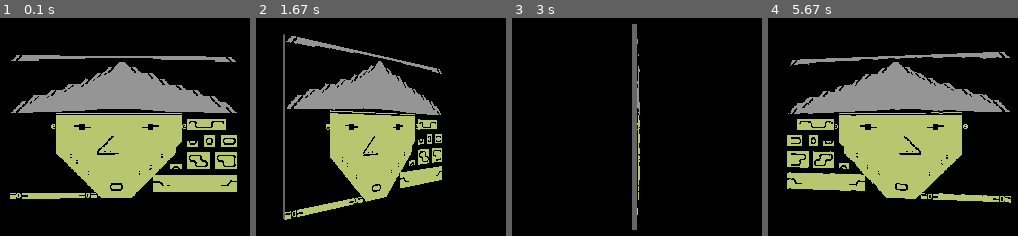
Above: before the commit, frames 1-4 (left to right).
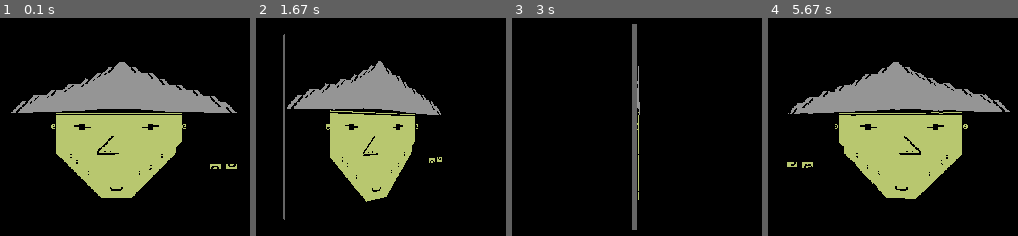
Above: after the commit, the same moments.

Repository: kdrzazga/DEMOS
Game: pygame game, started from demos/petscii/test/asian_test.py
Two runs of this game, one before a commit and one after it. Both use one fixed random seed, a clock stepped at 60 frames per second and the inputs below.
Inputs:
- Up to frame 1 (0.1 s): no input
- Up to frame 2 (1.67 s): no input
- Up to frame 3 (3 s): no input
- Up to frame 4 (5.67 s): no input

The runs differ from the first frame. In frame 1, 7.1% of the frame differs, in the area x 4-95%, y 16-84%; in frame 2, 3.9%; in frame 3, 0.1%; in frame 4, 6.7%.

Commit message:
Petscii demo: asian1

Diff:
--- a/demos/petscii/files/petscii/asian.py
+++ b/demos/petscii/files/petscii/asian.py
@@ -5,6 +5,28 @@
 
     def __init__(self, char_size):
         super().__init__(char_size)
+
+        self.all_graphics_file = "resources/all-graphics.mp3"
+        self.three_d = "resources/3d.mp3"
+
+        self.hat_row = 9
+        self.eyes_area = (12, 13)
+        self.mouth_area = (16,22)
+
+        self.close_eyes_area = (26, 24)
+        self.wide_open_eyes_area = (26, 25)
+
+        self.alternate_base = self.copy_row(0)
+        self.default_base = self.copy_row(self.hat_row)
+        self.chars = [list(row) for row in Asian.chars]
+        self.reversed = [list(row) for row in Asian.reversed]
+        self.colors = [list(row) for row in Asian.colors]
+        width = len(self.chars[0])
+        self.chars[0] = [32] * width     # exclude the alternate hat base from the picture
+        self.reversed[0] = [0] * width
+
+    def copy_row(self, index):
+        return (Asian.chars[index], Asian.reversed[index], Asian.colors[index])
 
     chars = (
         (169, 110, 164, 164, 164, 185, 185, 185, 162, 162, 162, 162, 162, 184, 184, 184, 184, 184, 184, 184, 184, 184, 184, 184, 184, 184, 162, 162, 162, 162, 162, 162, 185, 185, 185, 185, 164, 164, 109, 127),
@@ -18,20 +40,20 @@
         (32, 169, 110, 39, 160, 160, 160, 160, 160, 160, 160, 160, 160, 160, 160, 160, 160, 160, 160, 160, 160, 160, 160, 160, 160, 160, 160, 160, 160, 160, 160, 160, 160, 160, 160, 160, 109, 160, 127, 32),
         (169, 110, 160, 160, 164, 164, 175, 175, 175, 185, 185, 185, 185, 162, 162, 184, 184, 184, 184, 184, 184, 184, 184, 162, 162, 185, 185, 175, 175, 175, 175, 164, 164, 164, 160, 160, 160, 160, 109, 127),
         (32, 32, 32, 32, 32, 32, 32, 32, 101, 101, 101, 101, 101, 101, 101, 101, 101, 101, 101, 101, 101, 101, 101, 101, 101, 101, 101, 101, 101, 101, 32, 32, 32, 32, 32, 32, 32, 32, 32, 32),
-        (32, 32, 32, 32, 32, 32, 32, 32, 160, 160, 160, 160, 160, 160, 160, 160, 160, 160, 160, 160, 160, 160, 160, 160, 160, 160, 160, 160, 160, 160, 32, 117, 105, 160, 160, 117, 99, 105, 32, 32),
-        (32, 32, 32, 32, 32, 32, 32, 64, 160, 160, 160, 101, 160, 99, 160, 160, 160, 160, 160, 160, 160, 160, 160, 99, 160, 101, 160, 160, 160, 160, 64, 160, 106, 99, 99, 107, 160, 160, 32, 32),
         (32, 32, 32, 32, 32, 32, 32, 32, 160, 160, 160, 160, 160, 160, 160, 160, 160, 160, 160, 160, 160, 160, 160, 160, 160, 160, 160, 160, 160, 160, 32, 32, 32, 32, 32, 32, 32, 32, 32, 32),
-        (32, 32, 32, 32, 32, 32, 32, 32, 160, 160, 160, 160, 160, 160, 160, 160, 160, 110, 160, 160, 160, 160, 160, 160, 160, 160, 160, 160, 160, 160, 32, 32, 32, 32, 117, 105, 32, 117, 99, 105),
-        (32, 32, 32, 32, 32, 32, 32, 32, 160, 160, 160, 160, 160, 160, 160, 160, 110, 160, 160, 160, 160, 160, 160, 160, 160, 160, 160, 160, 160, 169, 32, 106, 107, 32, 106, 107, 32, 106, 99, 107),
+        (32, 32, 32, 32, 32, 32, 32, 64, 160, 160, 160, 101, 160, 99, 160, 160, 160, 160, 160, 160, 160, 160, 160, 99, 160, 101, 160, 160, 160, 160, 64, 32, 32, 32, 32, 32, 32, 32, 32, 32),
+        (32, 32, 32, 32, 32, 32, 32, 32, 160, 160, 160, 160, 160, 160, 160, 160, 160, 160, 160, 160, 160, 160, 160, 160, 160, 160, 160, 160, 160, 160, 32, 32, 32, 32, 32, 32, 32, 32, 32, 32),
+        (32, 32, 32, 32, 32, 32, 32, 32, 160, 160, 160, 160, 160, 160, 160, 160, 160, 110, 160, 160, 160, 160, 160, 160, 160, 160, 160, 160, 160, 160, 32, 32, 32, 32, 32, 32, 32, 32, 32, 32),
+        (32, 32, 32, 32, 32, 32, 32, 32, 160, 160, 160, 160, 160, 160, 160, 160, 110, 160, 160, 160, 160, 160, 160, 160, 160, 160, 160, 160, 160, 169, 32, 32, 32, 32, 32, 32, 32, 32, 32, 32),
         (32, 32, 32, 32, 32, 32, 32, 32, 160, 160, 160, 160, 160, 160, 160, 110, 46, 46, 160, 160, 160, 160, 160, 160, 160, 160, 160, 160, 160, 32, 32, 32, 32, 32, 32, 32, 32, 32, 32, 32),
-        (32, 32, 32, 32, 32, 32, 32, 32, 127, 160, 59, 160, 160, 160, 160, 183, 183, 183, 183, 160, 160, 160, 160, 160, 160, 160, 59, 160, 169, 32, 32, 117, 99, 105, 160, 32, 117, 99, 99, 105),
-        (32, 32, 32, 32, 32, 32, 32, 32, 32, 127, 32, 59, 32, 32, 32, 32, 32, 32, 32, 32, 32, 32, 32, 32, 32, 32, 32, 169, 32, 32, 32, 106, 105, 106, 105, 32, 106, 105, 32, 98),
-        (32, 32, 32, 32, 32, 32, 32, 32, 32, 32, 127, 32, 32, 32, 32, 32, 32, 32, 32, 32, 32, 32, 32, 32, 59, 32, 169, 32, 117, 105, 32, 32, 106, 99, 107, 32, 32, 106, 99, 107),
+        (32, 32, 32, 32, 32, 32, 32, 32, 127, 160, 59, 160, 160, 160, 160, 183, 183, 183, 183, 160, 160, 160, 160, 160, 160, 160, 59, 160, 169, 32, 32, 32, 32, 32, 32, 32, 32, 32, 32, 32),
+        (32, 32, 32, 32, 32, 32, 32, 32, 32, 127, 32, 59, 32, 32, 32, 32, 32, 32, 32, 32, 32, 32, 32, 32, 32, 32, 32, 169, 32, 32, 32, 32, 32, 32, 32, 32, 32, 32, 32, 32),
+        (32, 32, 32, 32, 32, 32, 32, 32, 32, 32, 127, 32, 32, 32, 32, 32, 32, 32, 32, 32, 32, 32, 32, 32, 59, 32, 169, 32, 32, 32, 32, 32, 32, 32, 32, 117, 105, 32, 106, 107),
         (32, 32, 32, 32, 32, 32, 32, 32, 32, 32, 32, 127, 32, 59, 32, 32, 32, 32, 32, 32, 32, 32, 59, 32, 32, 169, 32, 32, 32, 32, 32, 32, 32, 32, 32, 32, 32, 32, 32, 32),
-        (32, 32, 32, 32, 32, 32, 32, 32, 32, 32, 32, 32, 127, 32, 32, 32, 32, 32, 32, 32, 32, 32, 32, 32, 169, 160, 160, 160, 160, 160, 160, 160, 160, 160, 160, 160, 160, 160, 160, 160),
-        (32, 32, 32, 32, 32, 32, 32, 32, 32, 32, 32, 32, 32, 127, 32, 32, 32, 117, 99, 105, 32, 32, 32, 169, 32, 183, 109, 175, 160, 160, 160, 160, 160, 160, 160, 160, 160, 175, 110, 183),
-        (32, 32, 32, 32, 32, 32, 32, 32, 32, 32, 32, 32, 32, 32, 127, 32, 32, 106, 99, 107, 32, 32, 169, 32, 32, 160, 160, 160, 160, 160, 160, 160, 160, 160, 160, 160, 160, 160, 160, 160),
-        (101, 79, 99, 160, 160, 160, 160, 160, 160, 160, 160, 160, 99, 79, 101, 127, 32, 32, 32, 32, 32, 169, 32, 32, 32, 32, 32, 32, 32, 32, 32, 32, 32, 32, 32, 32, 32, 32, 32, 32),
+        (32, 32, 32, 32, 32, 32, 32, 32, 32, 32, 32, 32, 127, 32, 32, 32, 32, 32, 32, 32, 32, 32, 32, 32, 169, 32, 32, 32, 32, 32, 32, 32, 32, 32, 32, 32, 32, 32, 32, 32),
+        (32, 32, 32, 32, 32, 32, 32, 32, 32, 32, 32, 32, 32, 127, 32, 32, 32, 32, 32, 32, 32, 32, 32, 169, 32, 32, 32, 32, 32, 32, 32, 32, 32, 32, 32, 32, 32, 32, 32, 32),
+        (32, 32, 32, 32, 32, 32, 32, 32, 32, 32, 32, 32, 32, 32, 127, 32, 32, 106, 99, 107, 32, 32, 169, 32, 32, 32, 32, 32, 32, 32, 32, 32, 32, 32, 32, 32, 32, 32, 32, 32),
+        (32, 32, 32, 32, 32, 32, 32, 32, 32, 32, 32, 32, 32, 32, 32, 127, 32, 32, 32, 32, 32, 169, 32, 32, 32, 32, 32, 32, 32, 32, 32, 32, 32, 32, 32, 32, 32, 32, 32, 32),
     )
 
     reversed = (
@@ -46,26 +68,26 @@
         (0, 1, 1, 1, 1, 1, 1, 1, 1, 1, 1, 1, 1, 1, 1, 1, 1, 1, 1, 1, 1, 1, 1, 1, 1, 1, 1, 1, 1, 1, 1, 1, 1, 1, 1, 1, 1, 1, 1, 0),
         (1, 1, 1, 1, 1, 1, 1, 1, 1, 1, 1, 1, 1, 1, 1, 0, 0, 0, 0, 0, 0, 0, 0, 1, 1, 1, 1, 1, 1, 1, 1, 1, 1, 1, 1, 1, 1, 1, 1, 1),
         (0, 0, 0, 0, 0, 0, 0, 0, 1, 1, 1, 1, 1, 1, 1, 1, 1, 1, 1, 1, 1, 1, 1, 1, 1, 1, 1, 1, 1, 1, 0, 0, 0, 0, 0, 0, 0, 0, 0, 0),
-        (0, 0, 0, 0, 0, 0, 0, 0, 1, 1, 1, 1, 1, 1, 1, 1, 1, 1, 1, 1, 1, 1, 1, 1, 1, 1, 1, 1, 1, 1, 0, 1, 1, 1, 1, 1, 1, 1, 0, 0),
-        (0, 0, 0, 0, 0, 0, 0, 0, 1, 1, 1, 1, 0, 1, 1, 1, 1, 1, 1, 1, 1, 1, 1, 1, 0, 1, 1, 1, 1, 1, 0, 1, 1, 1, 1, 1, 1, 1, 0, 0),
         (0, 0, 0, 0, 0, 0, 0, 0, 1, 1, 1, 1, 1, 1, 1, 1, 1, 1, 1, 1, 1, 1, 1, 1, 1, 1, 1, 1, 1, 1, 0, 0, 0, 0, 0, 0, 0, 0, 0, 0),
-        (0, 0, 0, 0, 0, 0, 0, 0, 1, 1, 1, 1, 1, 1, 1, 1, 1, 1, 1, 1, 1, 1, 1, 1, 1, 1, 1, 1, 1, 1, 0, 0, 0, 0, 1, 1, 0, 1, 1, 1),
-        (0, 0, 0, 0, 0, 0, 0, 0, 1, 1, 1, 1, 1, 1, 1, 1, 1, 1, 1, 1, 1, 1, 1, 1, 1, 1, 1, 1, 1, 0, 0, 1, 1, 0, 1, 1, 0, 1, 1, 1),
+        (0, 0, 0, 0, 0, 0, 0, 0, 1, 1, 1, 1, 0, 1, 1, 1, 1, 1, 1, 1, 1, 1, 1, 1, 0, 1, 1, 1, 1, 1, 0, 0, 0, 0, 0, 0, 0, 0, 0, 0),
+        (0, 0, 0, 0, 0, 0, 0, 0, 1, 1, 1, 1, 1, 1, 1, 1, 1, 1, 1, 1, 1, 1, 1, 1, 1, 1, 1, 1, 1, 1, 0, 0, 0, 0, 0, 0, 0, 0, 0, 0),
+        (0, 0, 0, 0, 0, 0, 0, 0, 1, 1, 1, 1, 1, 1, 1, 1, 1, 1, 1, 1, 1, 1, 1, 1, 1, 1, 1, 1, 1, 1, 0, 0, 0, 0, 0, 0, 0, 0, 0, 0),
         (0, 0, 0, 0, 0, 0, 0, 0, 1, 1, 1, 1, 1, 1, 1, 1, 1, 1, 1, 1, 1, 1, 1, 1, 1, 1, 1, 1, 1, 0, 0, 0, 0, 0, 0, 0, 0, 0, 0, 0),
-        (0, 0, 0, 0, 0, 0, 0, 0, 0, 1, 1, 1, 1, 1, 1, 1, 1, 1, 1, 1, 1, 1, 1, 1, 1, 1, 1, 1, 0, 0, 0, 1, 1, 1, 1, 0, 1, 1, 1, 1),
-        (0, 0, 0, 0, 0, 0, 0, 0, 0, 0, 1, 1, 1, 1, 1, 1, 1, 1, 1, 1, 1, 1, 1, 1, 1, 1, 1, 0, 0, 0, 0, 1, 1, 1, 1, 0, 1, 1, 1, 1),
-        (0, 0, 0, 0, 0, 0, 0, 0, 0, 0, 0, 1, 1, 1, 1, 1, 1, 1, 1, 1, 1, 1, 1, 1, 1, 1, 0, 0, 1, 1, 0, 1, 1, 1, 1, 0, 1, 1, 1, 1),
+        (0, 0, 0, 0, 0, 0, 0, 0, 1, 1, 1, 1, 1, 1, 1, 1, 1, 1, 1, 1, 1, 1, 1, 1, 1, 1, 1, 1, 1, 0, 0, 0, 0, 0, 0, 0, 0, 0, 0, 0),
+        (0, 0, 0, 0, 0, 0, 0, 0, 0, 1, 1, 1, 1, 1, 1, 1, 1, 1, 1, 1, 1, 1, 1, 1, 1, 1, 1, 1, 0, 0, 0, 0, 0, 0, 0, 0, 0, 0, 0, 0),
+        (0, 0, 0, 0, 0, 0, 0, 0, 0, 0, 1, 1, 1, 1, 1, 1, 1, 1, 1, 1, 1, 1, 1, 1, 1, 1, 1, 0, 0, 0, 0, 0, 0, 0, 0, 0, 0, 0, 0, 0),
+        (0, 0, 0, 0, 0, 0, 0, 0, 0, 0, 0, 1, 1, 1, 1, 1, 1, 1, 1, 1, 1, 1, 1, 1, 1, 1, 0, 0, 0, 0, 0, 0, 0, 0, 0, 1, 1, 0, 1, 1),
         (0, 0, 0, 0, 0, 0, 0, 0, 0, 0, 0, 0, 1, 1, 1, 1, 1, 1, 1, 1, 1, 1, 1, 1, 1, 0, 0, 0, 0, 0, 0, 0, 0, 0, 0, 0, 0, 0, 0, 0),
-        (0, 0, 0, 0, 0, 0, 0, 0, 0, 0, 0, 0, 0, 1, 1, 1, 1, 1, 1, 1, 1, 1, 1, 1, 0, 1, 1, 1, 1, 1, 1, 1, 1, 1, 1, 1, 1, 1, 1, 1),
-        (0, 0, 0, 0, 0, 0, 0, 0, 0, 0, 0, 0, 0, 0, 1, 1, 1, 1, 1, 1, 1, 1, 1, 0, 0, 1, 1, 1, 1, 1, 1, 1, 1, 1, 1, 1, 1, 1, 1, 1),
-        (0, 0, 0, 0, 0, 0, 0, 0, 0, 0, 0, 0, 0, 0, 0, 1, 1, 1, 1, 1, 1, 1, 0, 0, 0, 1, 1, 1, 1, 1, 1, 1, 1, 1, 1, 1, 1, 1, 1, 1),
-        (1, 0, 1, 1, 1, 1, 1, 1, 1, 1, 1, 1, 1, 0, 1, 0, 1, 1, 1, 1, 1, 0, 0, 0, 0, 0, 0, 0, 0, 0, 0, 0, 0, 0, 0, 0, 0, 0, 0, 0),
+        (0, 0, 0, 0, 0, 0, 0, 0, 0, 0, 0, 0, 0, 1, 1, 1, 1, 1, 1, 1, 1, 1, 1, 1, 0, 0, 0, 0, 0, 0, 0, 0, 0, 0, 0, 0, 0, 0, 0, 0),
+        (0, 0, 0, 0, 0, 0, 0, 0, 0, 0, 0, 0, 0, 0, 1, 1, 1, 1, 1, 1, 1, 1, 1, 0, 0, 0, 0, 0, 0, 0, 0, 0, 0, 0, 0, 0, 0, 0, 0, 0),
+        (0, 0, 0, 0, 0, 0, 0, 0, 0, 0, 0, 0, 0, 0, 0, 1, 1, 1, 1, 1, 1, 1, 0, 0, 0, 0, 0, 0, 0, 0, 0, 0, 0, 0, 0, 0, 0, 0, 0, 0),
+        (0, 0, 0, 0, 0, 0, 0, 0, 0, 0, 0, 0, 0, 0, 0, 0, 1, 1, 1, 1, 1, 0, 0, 0, 0, 0, 0, 0, 0, 0, 0, 0, 0, 0, 0, 0, 0, 0, 0, 0),
     )
 
     colors = (
         (15, 15, 15, 15, 15, 15, 15, 15, 15, 15, 15, 15, 15, 15, 15, 15, 15, 15, 15, 15, 15, 15, 15, 15, 15, 15, 15, 15, 15, 15, 15, 15, 15, 15, 15, 15, 15, 15, 15, 15),
         (14, 14, 14, 14, 14, 14, 14, 14, 14, 14, 14, 14, 14, 14, 14, 14, 14, 14, 15, 15, 15, 14, 14, 14, 14, 14, 14, 14, 14, 14, 14, 14, 14, 14, 14, 14, 14, 14, 14, 14),
-        (14, 14, 14, 14, 14, 14, 14, 14, 14, 14, 14, 14, 14, 14, 14, 15, 15, 15, 15, 15, 15, 15, 15, 14, 14, 14, 14, 14, 14, 14, 14, 14, 14, 14, 14, 14, 14, 14, 14, 14),
+        (14, 9, 14, 14, 14, 14, 14, 14, 14, 14, 14, 14, 14, 14, 14, 15, 15, 15, 15, 15, 15, 15, 15, 14, 14, 14, 14, 14, 14, 14, 14, 14, 14, 14, 14, 14, 14, 14, 14, 14),
         (14, 14, 14, 14, 14, 14, 14, 14, 14, 14, 14, 14, 14, 14, 15, 15, 15, 15, 15, 15, 15, 15, 15, 15, 15, 15, 14, 14, 14, 14, 14, 14, 14, 14, 14, 14, 14, 14, 14, 14),
         (14, 14, 14, 14, 14, 14, 14, 14, 14, 14, 14, 14, 15, 15, 15, 15, 15, 15, 15, 15, 15, 15, 15, 15, 15, 15, 15, 15, 14, 14, 14, 14, 14, 14, 14, 14, 14, 14, 14, 14),
         (14, 14, 14, 14, 14, 14, 14, 14, 14, 15, 15, 15, 15, 15, 15, 15, 15, 15, 15, 15, 15, 15, 15, 15, 15, 15, 15, 15, 15, 15, 15, 14, 14, 14, 14, 14, 14, 14, 14, 14),
@@ -73,19 +95,104 @@
         (14, 14, 14, 15, 15, 15, 15, 15, 15, 15, 15, 15, 15, 15, 15, 15, 15, 15, 15, 15, 15, 15, 15, 15, 15, 15, 15, 15, 15, 15, 15, 15, 15, 15, 15, 15, 15, 14, 14, 14),
         (14, 15, 15, 15, 15, 15, 15, 15, 15, 15, 15, 15, 15, 15, 15, 15, 15, 15, 15, 15, 15, 15, 15, 15, 15, 15, 15, 15, 15, 15, 15, 15, 15, 15, 15, 15, 15, 15, 15, 15),
         (15, 15, 15, 15, 15, 15, 15, 15, 15, 15, 15, 15, 15, 15, 15, 15, 15, 15, 15, 15, 15, 15, 15, 15, 15, 15, 15, 15, 15, 15, 15, 15, 15, 15, 15, 15, 15, 15, 15, 15),
-        (14, 14, 14, 14, 14, 14, 14, 14, 7, 7, 7, 7, 7, 7, 7, 7, 7, 7, 7, 7, 7, 7, 7, 7, 7, 7, 7, 7, 7, 7, 14, 14, 14, 14, 14, 14, 14, 14, 14, 14),
-        (14, 14, 14, 14, 14, 14, 14, 14, 7, 7, 7, 7, 7, 7, 7, 7, 7, 7, 7, 7, 7, 7, 7, 7, 7, 7, 7, 7, 7, 7, 14, 7, 7, 7, 7, 7, 7, 7, 14, 14),
-        (14, 14, 14, 14, 14, 14, 14, 7, 7, 7, 7, 7, 7, 7, 7, 7, 7, 7, 7, 7, 7, 7, 7, 7, 7, 7, 7, 7, 7, 7, 7, 7, 7, 7, 7, 7, 7, 7, 14, 14),
-        (14, 14, 14, 14, 14, 14, 14, 7, 7, 7, 7, 7, 7, 7, 7, 7, 7, 7, 7, 7, 7, 7, 7, 7, 7, 7, 7, 7, 7, 7, 14, 14, 14, 14, 14, 14, 14, 14, 14, 14),
-        (14, 14, 14, 14, 14, 14, 14, 14, 7, 7, 7, 7, 7, 7, 7, 7, 7, 7, 7, 7, 7, 7, 7, 7, 7, 7, 7, 7, 7, 7, 14, 14, 14, 14, 7, 7, 14, 7, 7, 7),
-        (14, 14, 14, 14, 14, 14, 14, 14, 7, 7, 7, 7, 7, 7, 7, 7, 7, 7, 7, 7, 7, 7, 7, 7, 7, 7, 7, 7, 7, 7, 14, 7, 7, 14, 7, 7, 14, 7, 7, 7),
-        (7, 14, 14, 14, 14, 14, 14, 14, 7, 7, 7, 7, 7, 7, 7, 7, 7, 7, 7, 7, 7, 7, 7, 7, 7, 7, 7, 7, 7, 14, 14, 7, 7, 7, 7, 14, 14, 14, 14, 14),
-        (14, 14, 14, 14, 14, 14, 14, 14, 7, 7, 7, 7, 7, 7, 7, 7, 7, 7, 7, 7, 7, 7, 7, 7, 7, 7, 7, 7, 7, 14, 14, 7, 7, 7, 7, 7, 7, 7, 7, 7),
-        (14, 14, 14, 14, 14, 14, 14, 14, 14, 7, 7, 7, 7, 7, 7, 7, 7, 7, 7, 7, 7, 7, 7, 7, 7, 7, 7, 7, 14, 14, 14, 7, 7, 7, 7, 7, 7, 7, 7, 7),
-        (14, 14, 14, 14, 14, 14, 14, 14, 14, 14, 7, 7, 7, 7, 7, 7, 7, 7, 7, 7, 7, 7, 7, 7, 7, 7, 7, 14, 7, 7, 7, 7, 7, 7, 7, 7, 7, 7, 7, 7),
-        (14, 14, 14, 7, 14, 14, 14, 14, 14, 14, 14, 7, 7, 7, 7, 7, 7, 7, 7, 7, 7, 7, 7, 7, 7, 7, 14, 14, 14, 14, 14, 14, 14, 14, 14, 14, 14, 14, 14, 14),
-        (14, 14, 14, 14, 14, 14, 14, 14, 14, 14, 14, 14, 7, 7, 7, 7, 7, 7, 7, 7, 7, 7, 7, 7, 7, 7, 7, 7, 7, 7, 7, 7, 7, 7, 7, 7, 7, 7, 7, 7),
-        (14, 14, 14, 14, 14, 14, 14, 14, 14, 14, 14, 14, 14, 7, 7, 7, 7, 7, 7, 7, 7, 7, 7, 7, 14, 7, 7, 7, 7, 7, 7, 7, 7, 7, 7, 7, 7, 7, 7, 7),
-        (14, 14, 14, 14, 14, 14, 14, 14, 14, 14, 14, 14, 14, 14, 7, 7, 7, 7, 7, 7, 7, 7, 7, 14, 14, 7, 7, 7, 7, 7, 7, 7, 7, 7, 7, 7, 7, 7, 7, 7),
-        (7, 7, 7, 7, 7, 7, 7, 7, 7, 7, 7, 7, 7, 7, 7, 7, 7, 7, 7, 7, 7, 7, 14, 14, 14, 14, 14, 14, 14, 7, 14, 14, 14, 7, 14, 14, 14, 14, 14, 14),
+        (0, 0, 0, 0, 0, 0, 0, 14, 7, 7, 7, 7, 7, 7, 7, 7, 7, 7, 7, 7, 7, 7, 7, 7, 7, 7, 7, 7, 7, 7, 14, 14, 14, 14, 14, 14, 14, 14, 14, 14),
+        (0, 0, 0, 0, 0, 0, 0, 14, 7, 7, 7, 7, 7, 7, 7, 7, 7, 7, 7, 7, 7, 7, 7, 7, 7, 7, 7, 7, 7, 7, 14, 7, 7, 7, 7, 7, 7, 7, 14, 14),
+        (0, 0, 0, 0, 0, 0, 0, 7, 7, 7, 7, 7, 7, 7, 7, 7, 7, 7, 7, 7, 7, 7, 7, 7, 7, 7, 7, 7, 7, 7, 7, 7, 7, 7, 7, 7, 7, 7, 14, 14),
+        (0, 0, 0, 0, 0, 0, 0, 7, 7, 7, 7, 7, 7, 7, 7, 7, 7, 7, 7, 7, 7, 7, 7, 7, 7, 7, 7, 7, 7, 7, 14, 14, 14, 14, 14, 14, 14, 7, 14, 14),
+        (0, 0, 0, 0, 0, 0, 0, 14, 7, 7, 7, 7, 7, 7, 7, 7, 7, 7, 7, 7, 7, 7, 7, 7, 7, 7, 7, 7, 7, 7, 14, 14, 14, 14, 7, 7, 7, 7, 7, 7),
+        (0, 0, 0, 0, 0, 0, 0, 14, 7, 7, 7, 7, 7, 7, 7, 7, 7, 7, 7, 7, 7, 7, 7, 7, 7, 7, 7, 7, 7, 7, 14, 7, 7, 14, 7, 7, 7, 7, 7, 7),
+        (0, 0, 0, 0, 0, 0, 0, 14, 7, 7, 7, 7, 7, 7, 7, 7, 7, 7, 7, 7, 7, 7, 7, 7, 7, 7, 7, 7, 7, 14, 14, 7, 7, 7, 7, 14, 14, 14, 14, 14),
+        (0, 0, 0, 0, 0, 0, 0, 14, 7, 7, 7, 7, 7, 7, 7, 7, 7, 7, 7, 7, 7, 7, 7, 7, 7, 7, 7, 7, 7, 14, 14, 7, 7, 7, 7, 7, 7, 7, 7, 7),
+        (0, 0, 0, 0, 0, 0, 0, 14, 14, 7, 7, 7, 7, 7, 7, 7, 7, 7, 7, 7, 7, 7, 7, 7, 7, 7, 7, 7, 14, 14, 7, 7, 7, 7, 7, 7, 7, 7, 7, 7),
+        (0, 0, 0, 0, 0, 0, 0, 14, 14, 14, 7, 7, 7, 7, 7, 7, 7, 7, 7, 7, 7, 7, 7, 7, 7, 7, 7, 14, 7, 7, 7, 7, 7, 7, 7, 7, 7, 7, 7, 7),
+        (0, 0, 0, 0, 0, 0, 0, 14, 14, 14, 14, 7, 7, 7, 7, 7, 7, 7, 7, 7, 7, 7, 7, 7, 7, 7, 14, 14, 14, 14, 14, 14, 14, 14, 14, 14, 14, 14, 14, 14),
+        (0, 0, 0, 0, 0, 0, 0, 14, 14, 14, 14, 14, 7, 7, 7, 7, 7, 7, 7, 7, 7, 7, 7, 7, 7, 7, 7, 7, 7, 7, 7, 7, 7, 7, 7, 7, 7, 7, 7, 7),
+        (0, 0, 0, 0, 0, 0, 0, 14, 14, 14, 14, 14, 14, 7, 7, 7, 7, 7, 7, 7, 7, 7, 7, 7, 14, 7, 7, 7, 7, 7, 7, 7, 7, 7, 7, 7, 7, 7, 7, 7),
+        (0, 0, 0, 0, 0, 0, 0, 14, 14, 14, 14, 14, 14, 14, 7, 7, 7, 7, 7, 7, 7, 7, 7, 14, 14, 0, 0, 0, 0, 0, 0, 0, 0, 0, 0, 0, 0, 0, 0, 0),
+        (0, 0, 0, 0, 0, 0, 0, 7, 7, 7, 7, 7, 7, 7, 7, 7, 7, 7, 7, 7, 7, 7, 14, 14, 14, 0, 0, 0, 0, 0, 0, 0, 0, 0, 0, 0, 0, 0, 0, 0),
     )
+
+    def alternate_hat(self):
+        self.set_hat(self.alternate_base)
+
+    def default_hat(self):
+        self.set_hat(self.default_base)
+
+    def set_hat(self, base):
+        chars, reverse, colors = base
+        self.chars[self.hat_row] = list(chars)
+        self.reversed[self.hat_row] = list(reverse)
+        self.colors[self.hat_row] = list(colors)
+
+    def close_eyes(self):
+        self.paste_eyes(
+            (183, 109, 175, 160, 160, 160, 160, 160, 160, 160, 160, 160, 175, 110, 183),
+            (1, 1, 1, 1, 1, 1, 1, 1, 1, 1, 1, 1, 1, 1, 1))
+
+    def eyes_wide_open(self):
+        self.paste_eyes(
+            (101, 79, 99, 160, 160, 160, 160, 160, 160, 160, 160, 160, 99, 79, 101),
+            (1, 0, 1, 1, 1, 1, 1, 1, 1, 1, 1, 1, 1, 0, 1))
+
+    def eyes_default(self):
+        self.paste_eyes(
+            (101, 160, 99, 160, 160, 160, 160, 160, 160, 160, 160, 160, 99, 160, 101),
+            (1, 0, 1, 1, 1, 1, 1, 1, 1, 1, 1, 1, 1, 0, 1))
+
+    def paste_eyes(self, chars, reverse):
+        column, row = self.eyes_area[0] - 1, self.eyes_area[1] - 1
+        for offset in range(len(chars)):
+            self.chars[row][column + offset] = chars[offset]
+            self.reversed[row][column + offset] = reverse[offset]
+
+    def mouth_1(self):
+        self.paste_mouth((
+            (32, 32, 32, 32, 32, 32, 32),
+            (32, 32, 32, 117, 105, 32, 32),
+            (32, 32, 32, 106, 107, 32, 32)))
+
+    def mouth_2(self):
+        self.paste_mouth((
+            (32, 32, 32, 32, 32, 32, 32),
+            (32, 32, 117, 99, 105, 32, 32),
+            (32, 32, 106, 99, 107, 32, 32)))
+
+    def mouth_3(self):
+        self.paste_mouth((
+            (32, 117, 99, 99, 105, 32, 32),
+            (32, 106, 105, 32, 98, 32, 32),
+            (32, 32, 106, 99, 107, 32, 32)))
+
+    def mouth_4(self):
+        self.paste_mouth((
+            (32, 117, 99, 105, 160, 32, 32),
+            (32, 106, 105, 106, 105, 32, 32),
+            (32, 32, 106, 99, 107, 32, 32)))
+
+    def mouth_5(self):
+        self.paste_mouth((
+            (160, 160, 160, 160, 160, 160, 160),
+            (117, 105, 160, 160, 117, 99, 105),
+            (160, 106, 99, 99, 107, 160, 160)))
+
+    def default_mouth(self):
+        self.paste_mouth((
+            (32, 32, 32, 32, 32, 32, 32),
+            (32, 32, 32, 32, 32, 32, 32),
+            (32, 32, 106, 99, 107, 32, 32)))
+
+    def paste_mouth(self, rows):
+        column, row = self.mouth_area[0] - 1, self.mouth_area[1] - 1
+        for delta_row, line in enumerate(rows):
+            for delta_column, code in enumerate(line):
+                self.chars[row + delta_row][column + delta_column] = code
+                self.reversed[row + delta_row][column + delta_column] = 1
+
+    def say_all_graphics(self):
+        pass
+
+    def say_3d(self):
+        pass
+
+    def smile(self):
+        pass
--- a/demos/petscii/test/asian_test.py
+++ b/demos/petscii/test/asian_test.py
@@ -43,6 +43,13 @@
 
 CHAR_SIZE = 12
 DEPTH = 7  # pixels between the front and back faces
+
+class Globals:
+    hat_changed = False
+    eyes_step = 0
+
+
+EYE_STEPS = ((6000, "close_eyes"), (11000, "eyes_wide_open"), (15000, "eyes_default"))
 
 
 def upload(surface):
@@ -97,6 +104,7 @@
     distance = width * 1.6
     clock = pygame.time.Clock()
     angle = 0.0
+
     running = True
     while running:
         for event in pygame.event.get():
@@ -104,6 +112,9 @@
                 running = False
             elif event.type == KEYDOWN and event.key == K_ESCAPE:
                 running = False
+
+        texture = conditionally_change_hat(image, surface, texture)
+        texture = conditionally_change_eyes(image, surface, texture)
 
         glClear(GL_COLOR_BUFFER_BIT | GL_DEPTH_BUFFER_BIT)
         glMatrixMode(GL_PROJECTION)
@@ -130,5 +141,27 @@
     pygame.quit()
 
 
+def conditionally_change_hat(image, surface, texture):
+    if not Globals.hat_changed and pygame.time.get_ticks() >= 9000:
+        image.alternate_hat()
+        image.render(surface)
+        texture = upload(surface)
+        Globals.hat_changed = True
+        print("Hat changed")
+    return texture
+
+
+def conditionally_change_eyes(image, surface, texture):
+    if Globals.eyes_step < len(EYE_STEPS):
+        when, method = EYE_STEPS[Globals.eyes_step]
+        if pygame.time.get_ticks() >= when:
+            getattr(image, method)()
+            image.render(surface)
+            texture = upload(surface)
+            Globals.eyes_step += 1
+            print(method)
+    return texture
+
+
 if __name__ == "__main__":
     main()
